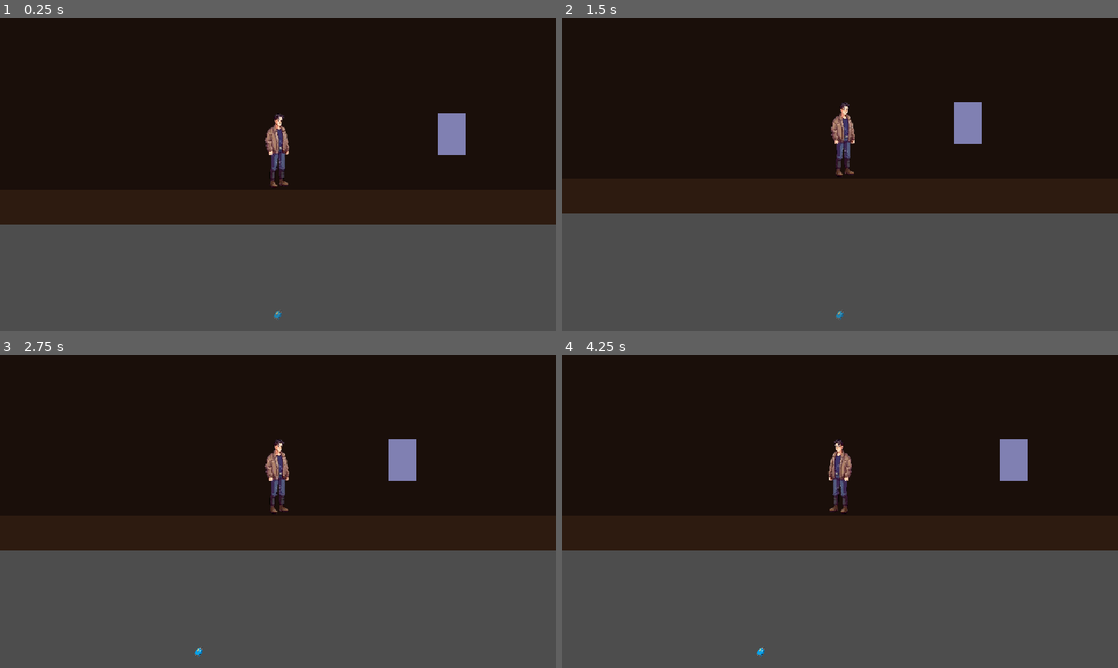
Above: before the commit, frames 1-4 (two rows, left to right).
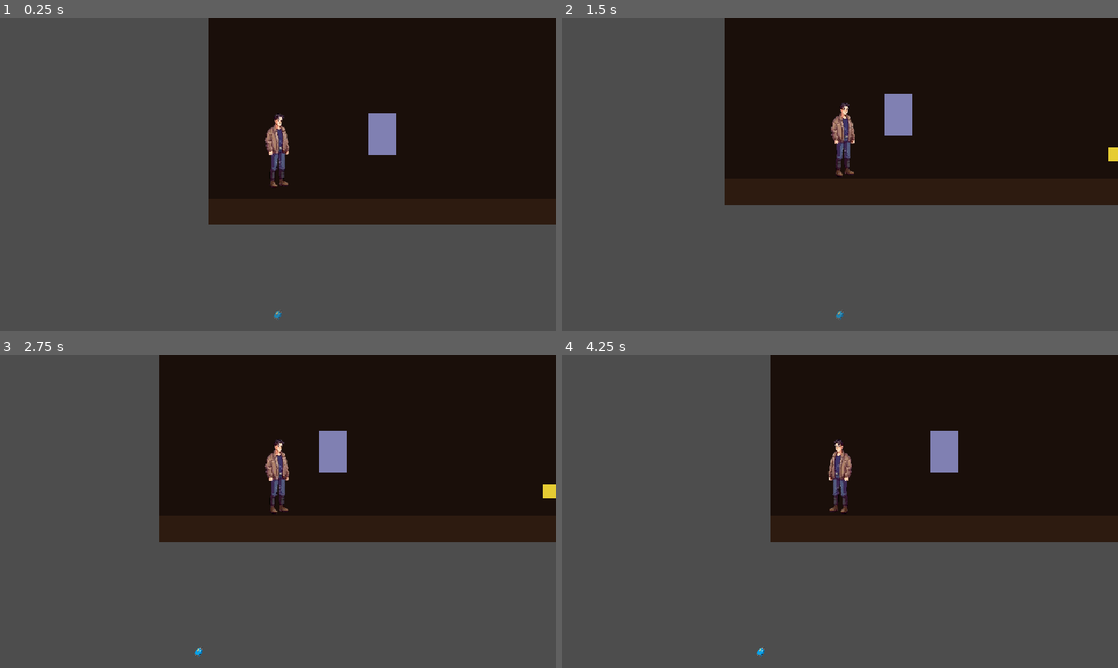
Above: after the commit, the same moments.

Repository: PNVDEVOPS/balagan_game
Game: Godot game, scene res://scenes/rooms/room_main_hall.tscn
Same seed, same stepped clock (60 frames per second), same inputs: the game is played once before the commit and once after it. This scene is started directly instead of the project's main scene.
Inputs (mouse positions are in pixels of both pictures, inside the frame that each line leads up to):
- Up to frame 1 (0.25 s): no input
- Up to frame 2 (1.5 s): tap Enter at 0.5 s; move the mouse to (962, 158) at 0.52 s; hold D (move_right) 0.53-1.25 s; hold E (interact) 0.53-1.25 s; click (962, 158) at 0.67 s; drag from (728, 190) to (979, 124) at 1.27 s
- Up to frame 3 (2.75 s): click "🧳" at 2 s
- Up to frame 4 (4.25 s): tap Space (advance_dialogue) at 2.75 s; move the mouse to (895, 442) at 2.77 s; hold A (move_left) 2.78-3.5 s; hold F (crank) 2.78-3.5 s; tap E (interact) at 3.05 s; drag from (812, 574) to (673, 464) at 3.52 s

The runs differ from the first frame. In frame 1, 26% of the frame differs, in the area x 0-84%, y 0-66%; in frame 2, 22%; in frame 3, 21%; in frame 4, 26%, in the area x 0-100%, y 0-63%.

Commit message:
feat: main_hall full rebuild — 360px height, player at left, amulet after fire, Kydaana after pickup

Diff:
--- a/scenes/rooms/room_main_hall.tscn
+++ b/scenes/rooms/room_main_hall.tscn
@@ -2,118 +2,118 @@
 
 [ext_resource type="PackedScene" uid="uid://player001" path="res://scenes/player/player.tscn" id="1"]
 [ext_resource type="PackedScene" uid="uid://hud001" path="res://scenes/ui/hud.tscn" id="3"]
-[ext_resource type="PackedScene" uid="uid://laika001" path="res://scenes/characters/laika.tscn" id="4"]
 [ext_resource type="PackedScene" uid="uid://2uqwlc1065aa" path="res://scenes/objects/examinable.tscn" id="5"]
 [ext_resource type="Script" uid="uid://cpjkte3x2o1qw" path="res://scripts/rooms/room_main_hall_logic.gd" id="6"]
 [ext_resource type="PackedScene" uid="uid://pickable001" path="res://scenes/objects/pickable.tscn" id="7"]
-[ext_resource type="PackedScene" uid="uid://usable001" path="res://scenes/objects/usable.tscn" id="8"]
 
 [sub_resource type="WorldBoundaryShape2D" id="WorldBoundaryShape2D_floor"]
 
+[sub_resource type="RectangleShape2D" id="RectangleShape2D_left"]
+size = Vector2(40, 373)
+
 [sub_resource type="RectangleShape2D" id="RectangleShape2D_exit"]
-size = Vector2(60, 400)
+size = Vector2(60, 360)
 
 [node name="RoomMainHall" type="Node2D" unique_id=1713279881]
 script = ExtResource("6")
 
 [node name="Background" type="ColorRect" parent="." unique_id=2010495703]
 offset_right = 2400.0
-offset_bottom = 700.0
+offset_bottom = 360.0
 color = Color(0.102, 0.059, 0.039, 1)
 
 [node name="FloorVisual" type="ColorRect" parent="." unique_id=349864924]
-offset_top = 660.0
+offset_top = 330.0
 offset_right = 2400.0
-offset_bottom = 700.0
+offset_bottom = 360.0
 color = Color(0.176, 0.106, 0.063, 1)
 
 [node name="Floor" type="StaticBody2D" parent="." unique_id=330029860]
-position = Vector2(0, 660)
+position = Vector2(0, 330)
 
 [node name="CollisionShape2D" type="CollisionShape2D" parent="Floor" unique_id=1431270058]
 shape = SubResource("WorldBoundaryShape2D_floor")
 
+[node name="LeftWall" type="StaticBody2D" parent="." unique_id=1299585735]
+position = Vector2(-20, 350)
+
+[node name="LeftWallShape" type="CollisionShape2D" parent="LeftWall" unique_id=1485990730]
+position = Vector2(0, -176)
+shape = SubResource("RectangleShape2D_left")
+
 [node name="Player" parent="." unique_id=1035253463 instance=ExtResource("1")]
-position = Vector2(1200, 640)
+position = Vector2(80, 300)
+
+[node name="HUD" parent="." unique_id=1235727156 instance=ExtResource("3")]
 
 [node name="SpawnPoint" type="Marker2D" parent="." unique_id=783490545]
-position = Vector2(1200, 640)
+position = Vector2(80, 300)
 
 [node name="RoomRight" type="Marker2D" parent="." unique_id=1674324491]
 position = Vector2(2400, 180)
 
+[node name="RoomBottom" type="Marker2D" parent="." unique_id=763442234]
+position = Vector2(0, 360)
+
 [node name="ExitZone" type="Area2D" parent="." unique_id=2081614143]
-position = Vector2(2390, 500)
+position = Vector2(2380, 180)
 collision_layer = 0
 
 [node name="CollisionShape2D" type="CollisionShape2D" parent="ExitZone" unique_id=2081614144]
 shape = SubResource("RectangleShape2D_exit")
 
-[node name="Laika" parent="." unique_id=1849410618 instance=ExtResource("4")]
-position = Vector2(1200, 648)
-auto_appear = false
-
-[node name="TableExamine" parent="." unique_id=1154507970 instance=ExtResource("5")]
-position = Vector2(1600, 660)
-examine_text = "Стол накрыт на одного. Тарелка с едой, ещё тёплая. Кто-то ждал гостей."
-
 [node name="WoodPickable" parent="." unique_id=860000060 instance=ExtResource("7")]
-position = Vector2(450, 660)
+position = Vector2(450, 310)
 item_id = "firewood"
 item_name = "Вязанка дров"
 pickup_text = "Берёзовые дрова. Сухие. Кто-то заготовил заранее."
 
-[node name="Kamyolk" parent="." unique_id=1334760201 instance=ExtResource("5")]
-position = Vector2(2000, 660)
-
-[node name="RiddleKamyolk" parent="." unique_id=569354130 instance=ExtResource("5")]
-position = Vector2(1800, 620)
-
-[node name="AmuletPickable" parent="." unique_id=1043989766 instance=ExtResource("7")]
-visible = false
-position = Vector2(1900, 660)
-monitoring = false
-item_id = "amulet"
-item_name = "Харысхал"
-pickup_text = "Харысхал. Тёплый на ощупь — будто жил в тепле все эти годы."
-
-[node name="RitualPoem" parent="." unique_id=794592435 instance=ExtResource("5")]
-position = Vector2(1400, 620)
+[node name="FoxRiddleCarving" parent="." unique_id=242742010 instance=ExtResource("5")]
+position = Vector2(500, 260)
+examine_text = "Красная лисица из норы выглядывает,\nбелые щёки лижет — никто не перечит.\nСпит — погаснет, кормят — растёт."
+interaction_text = "Прочитать надпись"
 
 [node name="NoteEnv1" parent="." unique_id=242742007 instance=ExtResource("5")]
-position = Vector2(200, 620)
+position = Vector2(200, 280)
 examine_text = "На притолоке вырезаны слова, уже потемневшие: «Эбэ, хаан буолуой». Чтобы духи предков берегли этот порог."
 interaction_text = "Осмотреть притолоку"
 
 [node name="NoteEnv5" parent="." unique_id=242742008 instance=ExtResource("5")]
-position = Vector2(700, 580)
+position = Vector2(700, 260)
 examine_text = "Дом. Собака. Солнце. Буквами снизу — неровно: «Кыдаана»."
 interaction_text = "Осмотреть рисунок"
 
+[node name="RitualPoem" parent="." unique_id=794592435 instance=ExtResource("5")]
+position = Vector2(1300, 280)
+
+[node name="RiddleKamyolk" parent="." unique_id=569354130 instance=ExtResource("5")]
+position = Vector2(1700, 280)
+
 [node name="Damper" parent="." unique_id=242742009 instance=ExtResource("5")]
-position = Vector2(1900, 620)
+position = Vector2(1900, 280)
 examine_text = "Чугунная задвижка дымохода."
 interaction_text = "Осмотреть задвижку"
 
-[node name="FoxRiddleCarving" parent="." unique_id=242742010 instance=ExtResource("5")]
-position = Vector2(500, 580)
-examine_text = "Красная лисица из норы выглядывает,\nбелые щёки лижет — никто не перечит.\nСпит — погаснет, кормят — растёт."
-interaction_text = "Прочитать надпись"
+[node name="Kamyolk" parent="." unique_id=1334760201 instance=ExtResource("5")]
+position = Vector2(2000, 310)
+
+[node name="AmuletPickable" parent="." unique_id=1043989766 instance=ExtResource("7")]
+visible = false
+position = Vector2(2000, 310)
+monitoring = false
+item_id = "amulet"
+item_name = "Харысхал"
+pickup_text = "Харысхал. Тёплый на ощупь — будто жил в огне все эти годы."
 
 [node name="LoopFallenPicture" type="ColorRect" parent="." unique_id=1427627737]
 visible = false
 offset_left = 250.0
-offset_top = 540.0
+offset_top = 220.0
 offset_right = 290.0
-offset_bottom = 600.0
+offset_bottom = 280.0
 color = Color(0.05, 0.03, 0.02, 1)
 
 [node name="LoopWallText" parent="." unique_id=95727743 instance=ExtResource("5")]
 visible = false
-position = Vector2(1100, 600)
+position = Vector2(1100, 280)
 examine_text = "На стене — нацарапано. «УХОДИ». Буквы неровные, будто в спешке."
-
-[node name="RoomBottom" type="Marker2D" parent="." unique_id=763442234]
-position = Vector2(0, 700)
-
-[node name="HUD" parent="." unique_id=1235727156 instance=ExtResource("3")]
--- a/scripts/rooms/room_main_hall_logic.gd
+++ b/scripts/rooms/room_main_hall_logic.gd
@@ -132,22 +132,24 @@
 	DialogueManager.show_text("", "Чугунная задвижка дымохода. Закрыта.")
 	await DialogueManager.dialogue_finished
 	_damper_open = true
-	DialogueManager.show_text("", "Открываю. Что-то падает на поленья — маленькое, тёмное.")
+	DialogueManager.show_text("", "Открываю. В темноте трубы — что-то поблёскивает. Не достать так.")
+
+func _fire_lit() -> void:
+	DialogueManager.show_text("", "Ты бросаешь дрова. Огонь занимается медленно, потом ярко — камелёк снова живёт.")
+	await DialogueManager.dialogue_finished
+	await get_tree().create_timer(2.0).timeout
+	DialogueManager.show_text("", "Среди огня — что-то не горит. Маленькое, тёмное. Харысхал.")
 	await DialogueManager.dialogue_finished
 	var amulet := get_node_or_null("AmuletPickable")
 	if amulet:
 		amulet.visible = true
 		amulet.set_deferred("monitoring", true)
 
-func _fire_lit() -> void:
-	DialogueManager.show_text("", "Ты бросаешь дрова. Огонь занимается медленно, потом ярко — камелёк снова живёт.")
-	await DialogueManager.dialogue_finished
-	await get_tree().create_timer(1.0).timeout
-	_show_kydaana_spirit()
-
 func _on_amulet_picked_up() -> void:
 	GameManager.collect_artifact("amulet")
-	DialogueManager.show_text("", "Харысхал. Косточка, тёплая на ощупь — будто жила в тепле все эти годы.")
+	DialogueManager.show_text("", "Харысхал. Косточка, тёплая на ощупь — будто жила в огне все эти годы.")
+	await DialogueManager.dialogue_finished
+	_show_kydaana_spirit()
 
 func _show_kydaana_spirit() -> void:
 	var silhouette := Sprite2D.new()
@@ -155,7 +157,7 @@
 	if ResourceLoader.exists(tex_path):
 		silhouette.texture = load(tex_path)
 	silhouette.modulate = Color(0.2, 0.2, 0.5, 0.0)
-	silhouette.position = Vector2(1400, 580)
+	silhouette.position = Vector2(1400, 200)
 	silhouette.scale = Vector2(1.8, 1.8)
 	add_child(silhouette)
 
